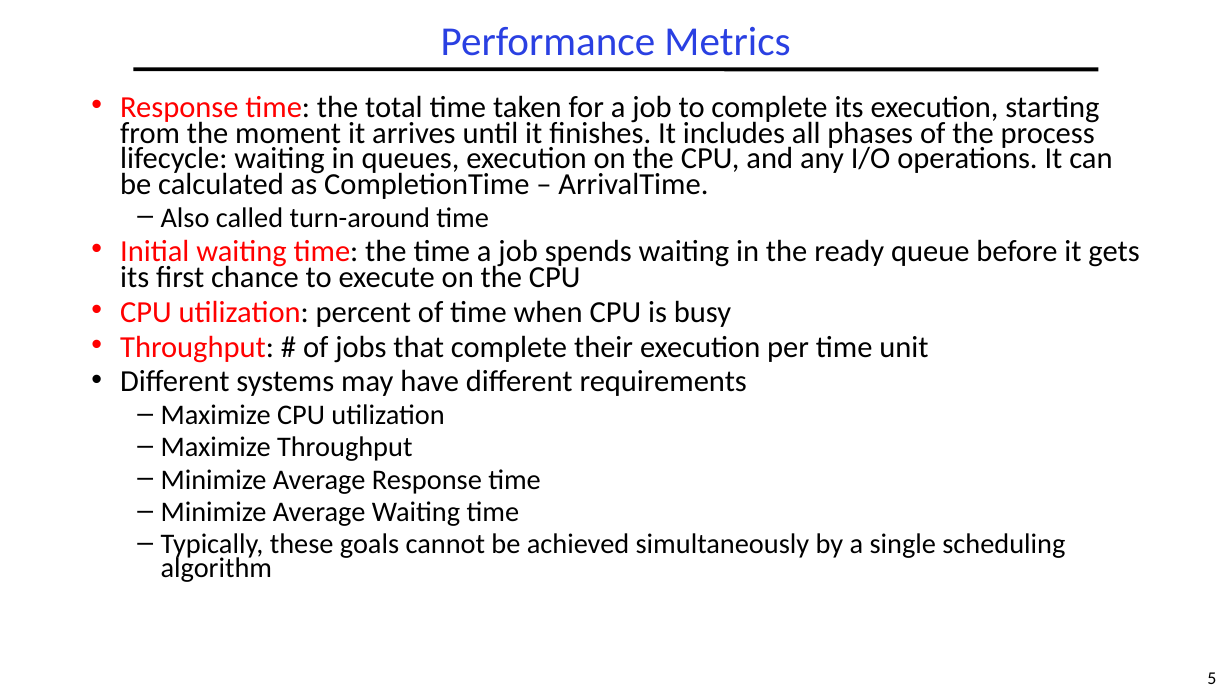
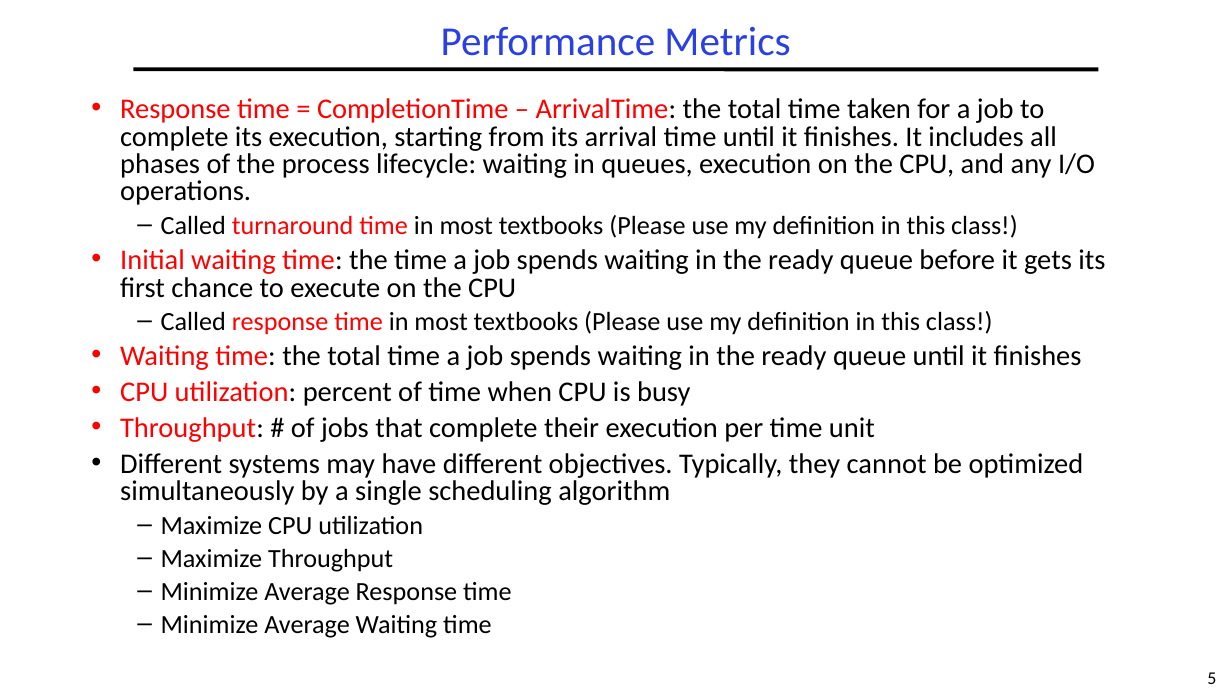
Before and after one commit to guhofstra/CSC256Fa25, a slide deck: slide 5 of PPTs/L5-Scheduling.pptx. Drawn at 1232x693 pixels with LibreOffice and Linux fonts; fonts in the diff are those of the drawing. Boxes give left, top, right and bottom in pixels: in the first picture for what was removed or moved away, otherwise in the second. Text is boxed around its words. In the diff, an @@ line names an element or a change of style, - is before the commit and + after.

```diff
--- a/PPTs/L5-Scheduling.pptx
+++ b/PPTs/L5-Scheduling.pptx
@@ text at <box>120,98,1095,239</box>: text changed; size 23.8 to 22.2 pt @@
-• Response time: the total time taken for a job to complete its execution, starting from the moment it arrives until it finishes. It includes all phases of the process lifecycle: waiting in queues, execution on the CPU, and any I/O operations. It can be calculated as CompletionTime – ArrivalTime.
-  – Also called turn-around time
+• Response time = CompletionTime – ArrivalTime: the total time taken for a job to complete its execution, starting from its arrival time until it finishes. It includes all phases of the process lifecycle: waiting in queues, execution on the CPU, and any I/O operations.
+  – Called turnaround time in most textbooks (Please use my definition in this class!)
@@ text at <box>120,249,1105,638</box>: size 23.8 to 22.2 pt in "Initial waiting time: the time a job ...", "CPU utilization: percent of time when CPU ...", "Throughput: # of jobs that complete their ..."; size 22.1 to 20.4 pt in "Maximize CPU utilization", "Maximize Throughput", "Minimize Average Response time", "Minimize Average Waiting time"; line spacing 0.7 to 0.8 @@
@@ text at <box>120,311,1082,370</box>: paragraphs added @@
+  – Called response time in most textbooks (Please use my definition in this class!)
+• Waiting time: the total time a job spends waiting in the ready queue until it finishes
@@ text at <box>120,453,1084,505</box>: text changed; size 23.8 to 22.2 pt @@
-• Different systems may have different requirements
+• Different systems may have different objectives. Typically, they cannot be optimized simultaneously by a single scheduling algorithm
@@ text at <box>161,533,1065,582</box>: paragraph removed @@
-  – Typically, these goals cannot be achieved simultaneously by a single scheduling algorithm
```
Also in this commit, not shown: 1 other slide changed, 2 other files.
